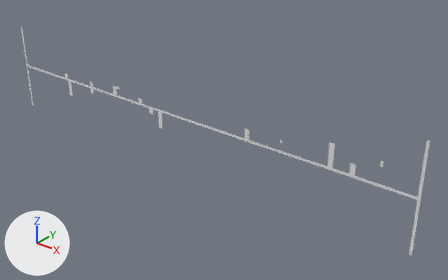
A saved change to the OBJ model Assets/Tiled2Unity/Meshes/Elastici_NuovoTutorial.obj.
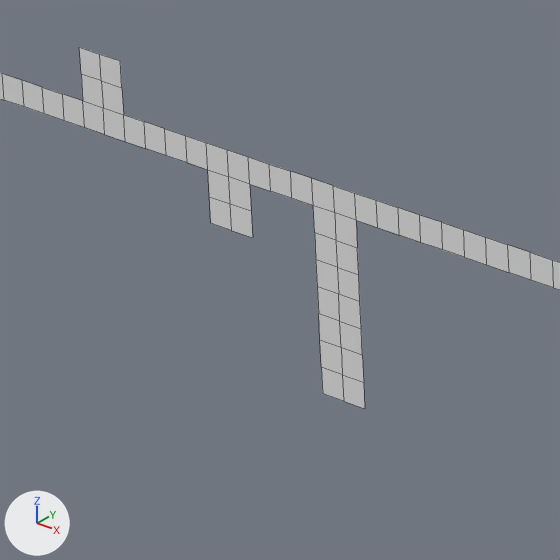
Each version is shown whole from a 50 mm camera at (27.6, -82.8, 39.8) aimed at (-42.0, 4.2, -14.1), then close up on the part from 29% to 40% of the width and 34% to 51% of the height. The axes (+X, +Y, +Z) are drawn at lower left. The lights are the same throughout. The close-ups show mesh edges as thin lines. Where no turn or scale is listed for an object, it has been applied to the vertices.

Objects in the first close-up: 'Elastici_NuovoTutorial'.
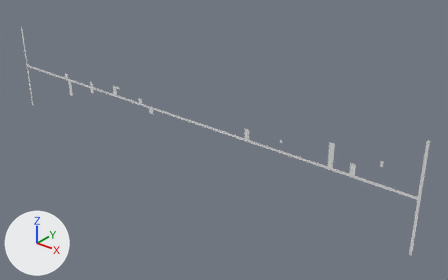
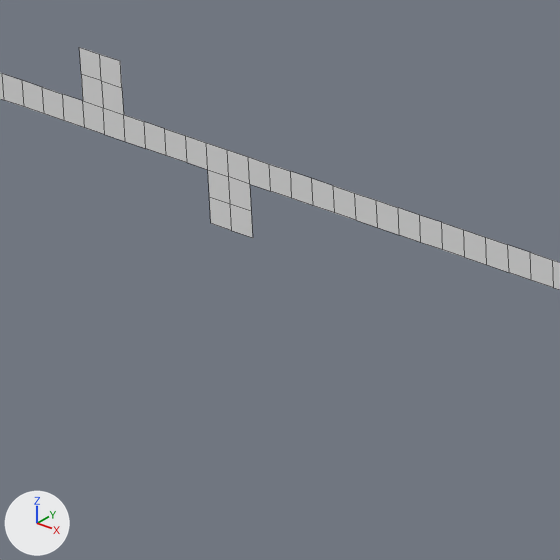
The change, as a list of edits to the scene's bpy script:
```text
Change me_elastici_nuovotutorial:
    used by ob_elastici_nuovotutorial; location = (0.0, 0.0, 0.0)
    remove me_elastici_nuovotutorial.from_pydata(...)  # 699 vertices, 369 faces; spans x -100.4..0.0, y 0.0, z -20.5..0.0
    add me_elastici_nuovotutorial.from_pydata(...)  # 678 vertices, 355 faces; spans x -100.4..0.0, y 0.0, z -20.5..0.0
    me_elastici_nuovotutorial part 1
    21 vertices are removed from x -55.8..-54.8, y 0.0, z -13.8..-10.8
    14 faces are deleted
```

Location of each change, [x1, y1, x2, y2] in pixels of the close-ups (560 x 560 px):
'Elastici_NuovoTutorial', reshaped
    before: [0, 47, 560, 409]
    after: [0, 47, 560, 290]
part 1 of me_elastici_nuovotutorial, deleted
    before: [313, 206, 365, 409]
